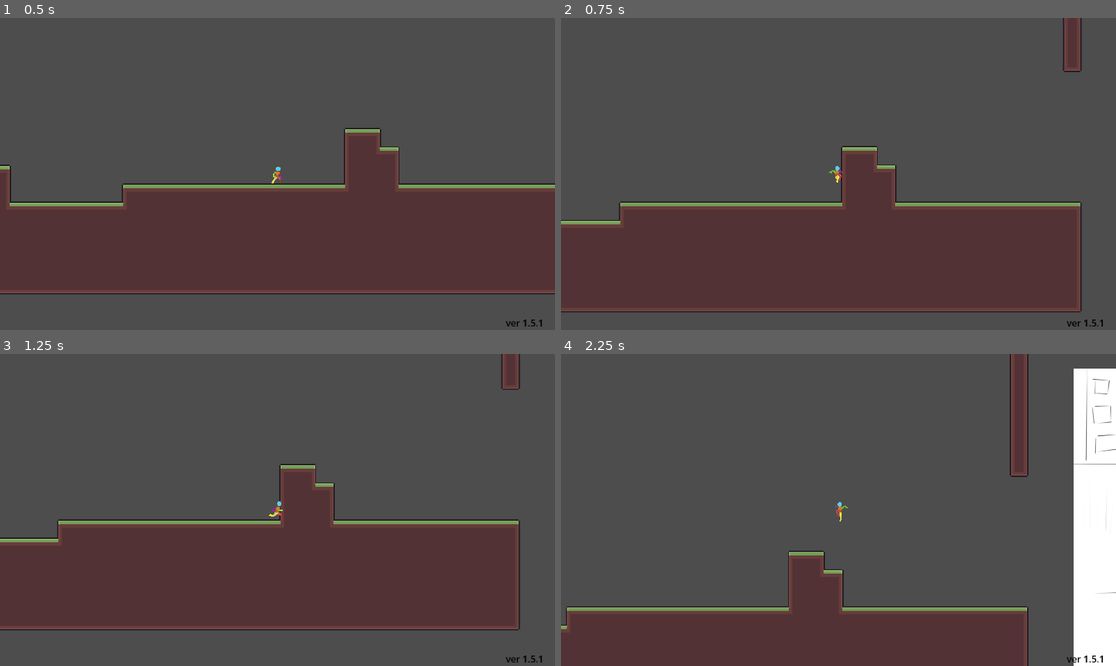
Above: before the commit, frames 1-4 (two rows, left to right).
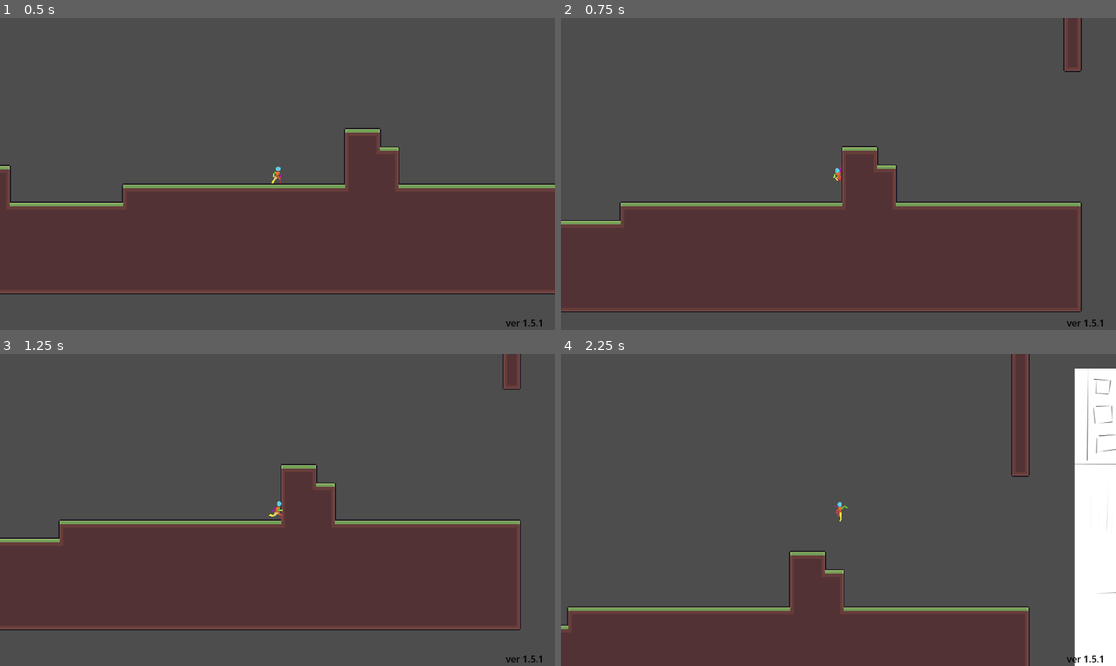
Above: after the commit, the same moments.

Repository: oliver6312/platforming
Game: Godot game, scene res://Scenes/PrototypeLevel.tscn
The game is run twice, just before and just after one commit, with the same random seed, the same clock (stepped at 60 frames per second) and the same inputs.
Inputs (mouse positions are in pixels of both pictures, inside the frame that each line leads up to):
- Up to frame 1 (0.5 s): no input
- Up to frame 2 (0.75 s): move the mouse to (960, 158) at 0.52 s; hold Right (ui_right) from 0.53 s (still down); hold Up (jump) from 0.53 s (still down); tap Space (dash) at 0.6 s
- Up to frame 3 (1.25 s): keep holding Right (ui_right); keep holding Up (jump)
- Up to frame 4 (2.25 s): move the mouse to (727, 525) at 1.27 s; release Up (jump) at 1.28 s; tap Up (jump) at 1.35, 1.52, 1.82 s; tap Space (dash) at 1.55 s; move the mouse to (894, 441) at 2.02 s; release Right (ui_right) at 2.03 s; hold Left (ui_left) from 2.03 s (still down); hold Up (jump) from 2.03 s (still down); click (894, 441) at 2.1 s

Frame 1 is identical in both runs. In frame 2, 0.2% of the frame differs, in the area x 10-94%, y 0-94%; in frame 3, 0.4%; in frame 4, 1.1%, in the area x 0-100%, y 0-100%.

Commit message:
1.5.2
added back coyote time for wall jumps because it feels bad without them
to avoid jumping on slipper corners, the coyote time is set to 0 while touching slippery

Diff:
--- a/Scenes/DirtClump1.tscn
+++ b/Scenes/DirtClump1.tscn
@@ -5,9 +5,14 @@
 [node name="Sprite2D" type="Sprite2D" unique_id=772117592]
 texture = ExtResource("1_c7l4q")
 
-[node name="StaticBody2D" type="StaticBody2D" parent="." unique_id=118344602]
+[node name="Hard" type="StaticBody2D" parent="." unique_id=118344602]
+
+[node name="CollisionPolygon2D" type="CollisionPolygon2D" parent="Hard" unique_id=357785040]
+polygon = PackedVector2Array(-207, -81, -207, 72, 249, 72, 249, -153, 90, -153, 90, -81)
+
+[node name="Slippery" type="StaticBody2D" parent="." unique_id=891148657]
 collision_layer = 2
 collision_mask = 2
 
-[node name="CollisionPolygon2D" type="CollisionPolygon2D" parent="StaticBody2D" unique_id=926988666]
-polygon = PackedVector2Array(-207, -81, -207, 72, -151, 122, -117, 122, -5, 167, 184, 167, 240, 88, 252, 63, 252, -153, 90, -153, 90, -81, 11, -81)
+[node name="CollisionPolygon2D" type="CollisionPolygon2D" parent="Slippery" unique_id=831441082]
+polygon = PackedVector2Array(-204, 72, -204, 78, -174, 107, -116, 121, -58, 139, 7, 171, 54, 165, 182, 165, 249, 72)
--- a/Scenes/PlayerCharacter.tscn
+++ b/Scenes/PlayerCharacter.tscn
@@ -840,7 +840,7 @@
 }]
 
 [sub_resource type="RectangleShape2D" id="RectangleShape2D_mdaju"]
-size = Vector2(9, 28)
+size = Vector2(11, 28)
 
 [sub_resource type="CircleShape2D" id="CircleShape2D_cl0yw"]
 
@@ -866,7 +866,7 @@
 animation = &"attack_weapon_up"
 
 [node name="CollisionBox" type="CollisionShape2D" parent="." unique_id=1987484218]
-position = Vector2(-1.5, 2)
+position = Vector2(-0.5, 2)
 shape = SubResource("RectangleShape2D_mdaju")
 
 [node name="Camera2D" type="Camera2D" parent="." unique_id=1845018807]
--- a/Scenes/PrototypeLevel.tscn
+++ b/Scenes/PrototypeLevel.tscn
@@ -527,7 +527,7 @@
 size = Vector2(744.5, 124)
 
 [sub_resource type="RectangleShape2D" id="RectangleShape2D_s0kwr"]
-size = Vector2(130, 126)
+size = Vector2(130, 112)
 
 [sub_resource type="SegmentShape2D" id="SegmentShape2D_1bllb"]
 a = Vector2(41, 428)
@@ -573,6 +573,8 @@
 
 [node name="StaticBody2D" type="StaticBody2D" parent="." unique_id=762008170]
 position = Vector2(1226, 97)
+collision_layer = 2
+collision_mask = 2
 
 [node name="BillboardUp" type="CollisionShape2D" parent="StaticBody2D" unique_id=50509152]
 shape = SubResource("SegmentShape2D_u1k0j")
@@ -599,7 +601,7 @@
 shape = SubResource("RectangleShape2D_7v14k")
 
 [node name="GroundRock" type="CollisionShape2D" parent="StaticBody2D" unique_id=290059046]
-position = Vector2(-539, 389)
+position = Vector2(-539, 396)
 shape = SubResource("RectangleShape2D_s0kwr")
 
 [node name="SewerLower" type="CollisionShape2D" parent="StaticBody2D" unique_id=1552098508]
--- a/Scripts/player_character.gd
+++ b/Scripts/player_character.gd
@@ -172,7 +172,7 @@
 
 	if coyote_timer > 0:
 		jump(jump_velocity)
-	elif is_on_wall():
+	elif wall_coyote_timer > 0:
 		if can_wall_slide():
 			var wall_dir := get_wall_normal().x
 			velocity.x = wall_dir * wall_jump_velocity.x
@@ -219,6 +219,7 @@
 			if collider.collision_layer & SLIPPERY_lAYER:
 
 				print("is touching slippery")
+				wall_coyote_timer = 0
 				return false
 	return true
 
